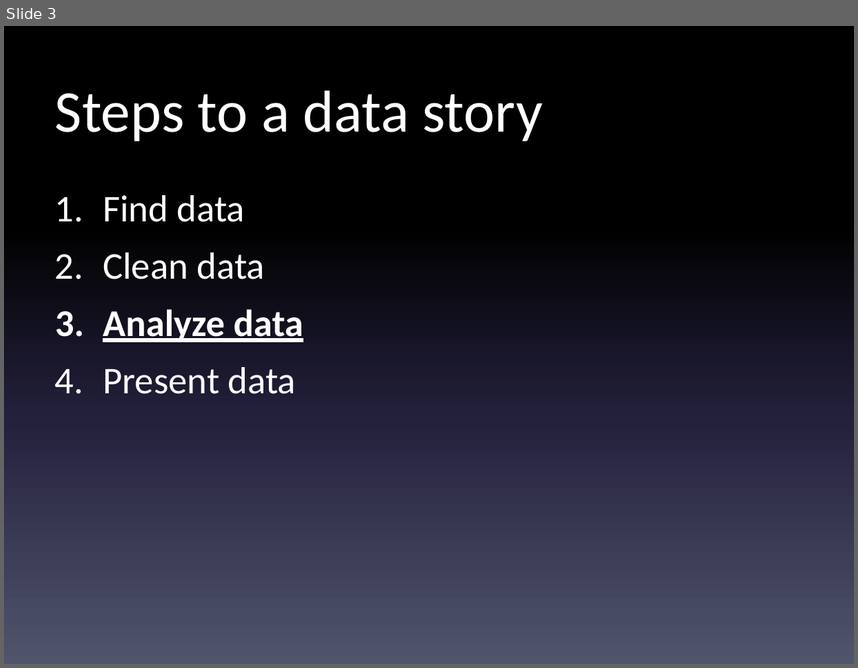
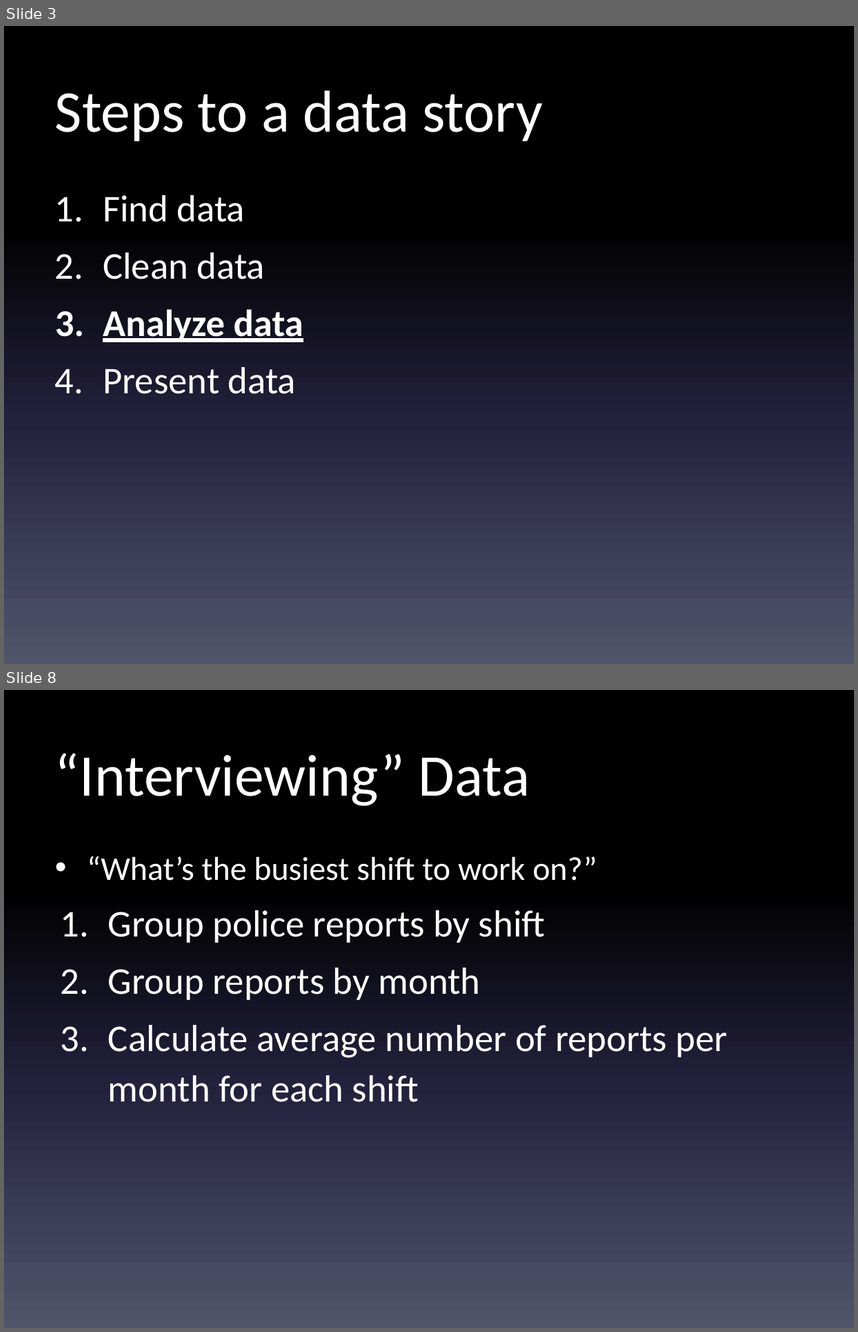
Before and after one commit to shmcminn/digitalframeworks-spring19, a slide deck: class5/digitalframeworks-5.pptx. Shown one above the other, each under a label of ours: slide 3 before the commit, slides 3 and 8 after it; the slides between them are not shown. The pictures are 858x668 and 858x1332 pixels, drawn with LibreOffice and Linux fonts; fonts in the diff are those of the drawing. Boxes give left, top, right and bottom in pixels: in the first picture for what was removed or moved away, otherwise in the second. Text is boxed around its words. In the diff, an @@ line names an element or a change of style, - is before the commit and + after.

```diff
--- a/class5/digitalframeworks-5.pptx
+++ b/class5/digitalframeworks-5.pptx
@@ slide 8 added at [4, 690, 854, 1328], background gradient #000000 to #24213E to #51566D @@
@@ title added at [55, 753, 530, 806], 50 pt, text #FFFFFF @@
+“Interviewing” Data
@@ text added at [87, 856, 727, 1102], 32 pt, text #FFFFFF @@
+  • “What’s the busiest shift to work on?”
+1. Group police reports by shift
+2. Group reports by month
+3. Calculate average number of reports per month for each shift
```
Also in this commit, not shown: 1 slide changed, 14 other slides added, 6 other files.
